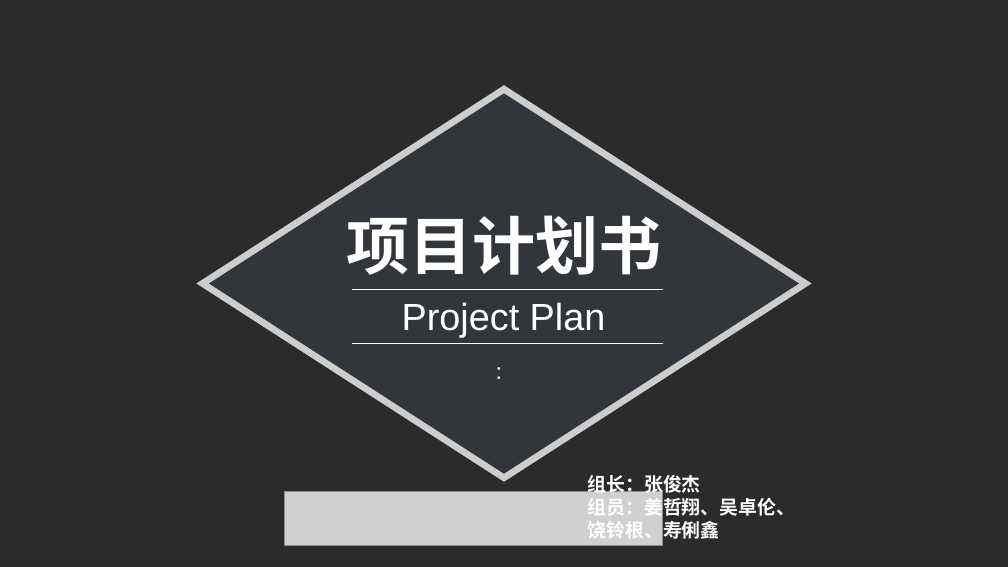
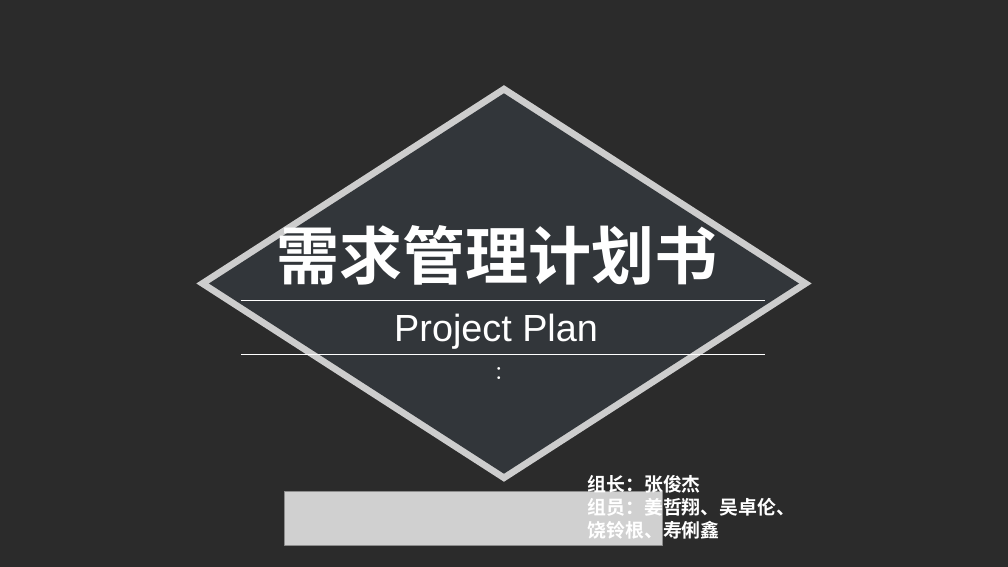
Before and after one commit to tmaczjj/2017work, a slide deck: slide 1 of week5/ppt文档/[prd-03,31501311]项目计划ppt.pptx. Drawn at 1008x567 pixels with LibreOffice and Linux fonts; fonts in the diff are those of the drawing; grey boxes stand for pictures; background and template pictures are left out; a plain dark background stands for a picture behind light text. Boxes give left, top, right and bottom in pixels: in the first picture for what was removed or moved away, otherwise in the second. Text is boxed around its words. In the diff, an @@ line names an element or a change of style, - is before the commit and + after.

```diff
--- a/week5/ppt文档/[prd-03,31501311]项目计划ppt.pptx
+++ b/week5/ppt文档/[prd-03,31501311]项目计划ppt.pptx
@@ text at (x1=277, y1=216, x2=718, y2=285): text changed @@
-项目计划书
+需求管理计划书
@@ text "Project Plan" moved from (x1=402, y1=302, x2=606, y2=338) to (x1=394, y1=313, x2=598, y2=348) @@
@@ line moved from (352, 290) - (663, 290) to (241, 300) - (765, 300) @@
@@ line moved from (352, 343) - (663, 343) to (241, 354) - (765, 354) @@
```
Also in this commit, not shown: 4 other slides changed, 3 slides added, 3 slides removed, 6 other files.
